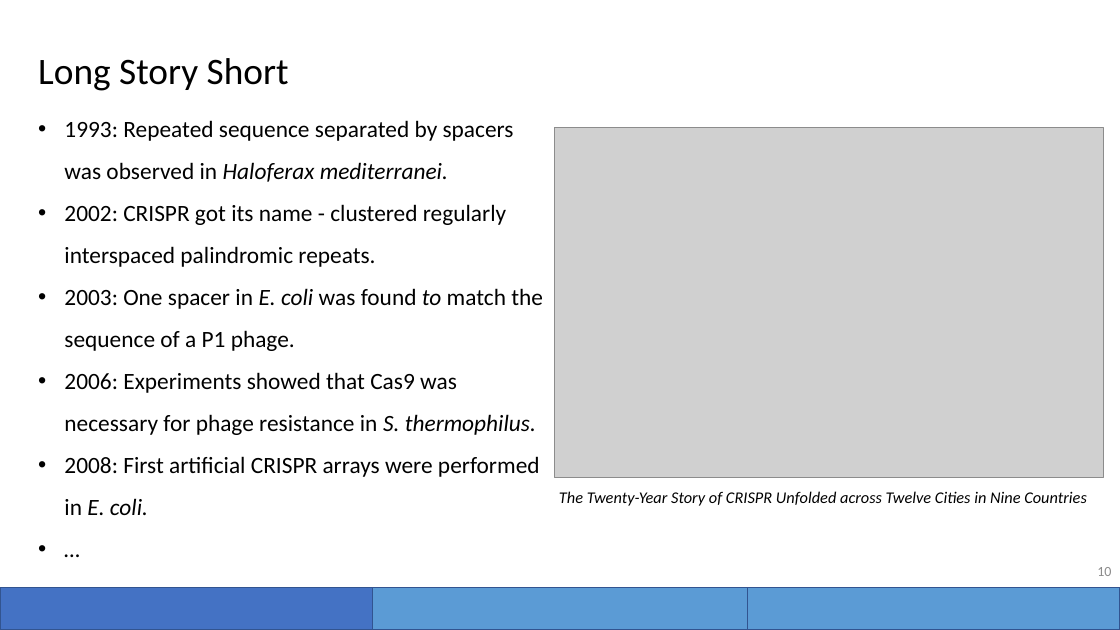
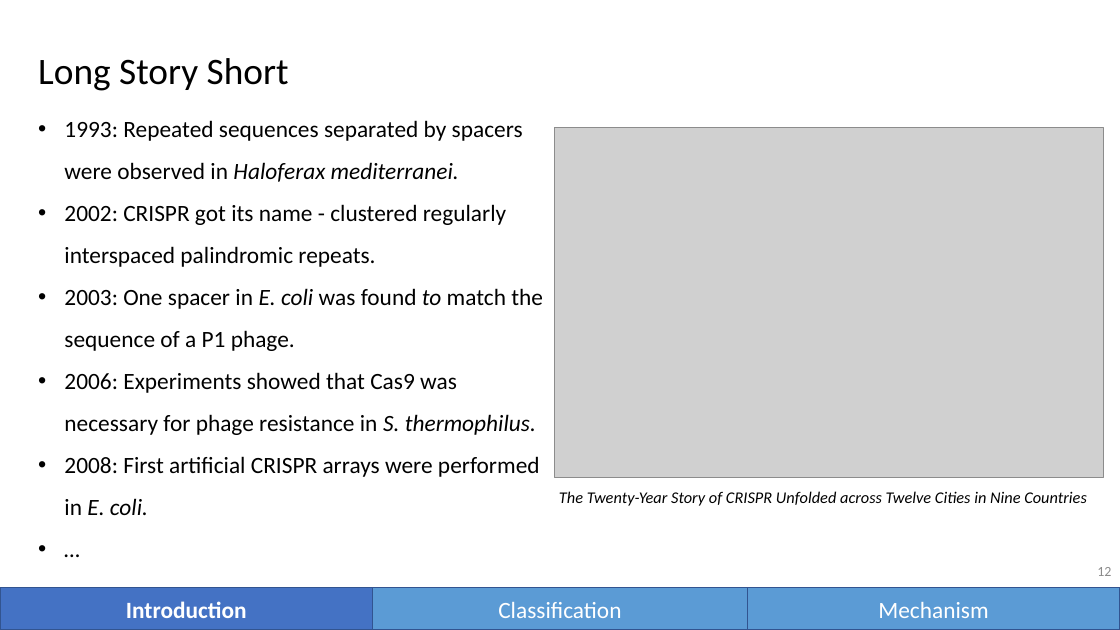
Before and after one commit to vwOvOwv/PKU-Undergraduate-Course, a slide deck: slide 12 of 遗传学(Genetics)/讨论课/Topic-3_遗传学技术/CRISPR-Cas.pptx (slide 10 before the commit). Drawn at 1120x630 pixels with LibreOffice and Linux fonts; fonts in the diff are those of the drawing; grey boxes stand for pictures. Boxes give left, top, right and bottom in pixels: in the first picture for what was removed or moved away, otherwise in the second. Text is boxed around its words. In the diff, an @@ line names an element or a change of style, - is before the commit and + after.

```diff
--- a/遗传学(Genetics)/讨论课/Topic-3_遗传学技术/CRISPR-Cas.pptx
+++ b/遗传学(Genetics)/讨论课/Topic-3_遗传学技术/CRISPR-Cas.pptx
@@ text at <box>64,120,523,182</box>: text changed @@
-• 1993: Repeated sequence separated by spacers was observed in Haloferax mediterranei.
+• 1993: Repeated sequences separated by spacers were observed in Haloferax mediterranei.
@@ page number at <box>1097,567,1111,576</box>: text changed @@
-10
+12
@@ text in rectangle at <box>126,601,247,618</box>: text added @@
+Introduction
@@ text in rectangle at <box>498,602,621,618</box>: text added @@
+Classification
@@ text in rectangle at <box>878,602,988,618</box>: text added @@
+Mechanism
```
Also in this commit, not shown: 8 other slides changed, 5 slides added, 2 slides removed.
